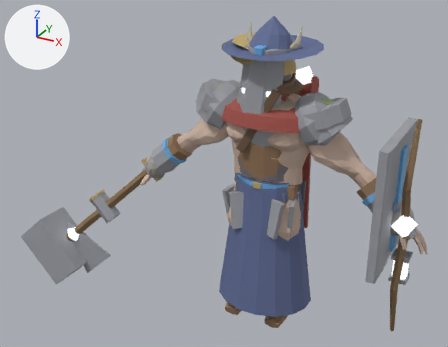
An edit to the glTF model art/creator/humanoid_heavy/export/humanoid_heavy_masculine.glb, drawn before and after from the same camera.
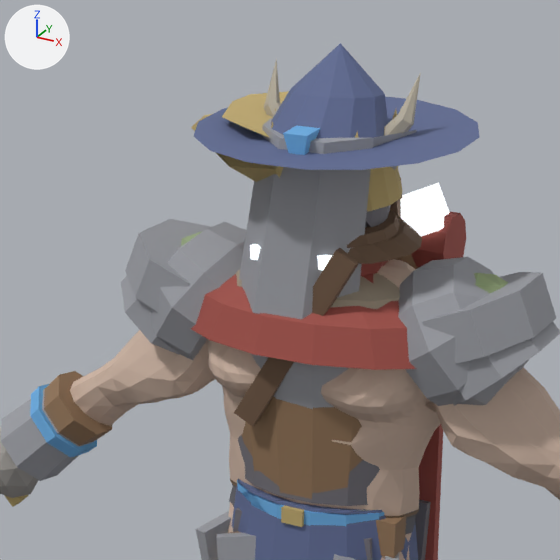
Old and new are each drawn whole from a camera (50 mm lens) standing at (1.64, -3.62, 2.83) and looking at (-0.39, 0.07, 0.98) and again close up on the part from 34% to 79% of the width and 0% to 58% of the height. Lighting does not change. The marker at upper left points along +X, +Y and +Z. The first two pictures are the older version. Vertices at exactly the same position are counted once.

The scene before the commit, as lines of its bpy script (objects in view):
```python
ob_part_arms_stone_fists = bpy.data.objects.new('part.arms.stone_fists', me_part_arms_stone_fists)
ob_part_arms_stone_fists.location = (0.0, 0.0, 0.0)
ob_part_face_eyepatch = bpy.data.objects.new('part.face.eyepatch', me_part_face_eyepatch)
ob_part_face_eyepatch.location = (0.0, 0.0, 0.0)
ob_part_face_goggles = bpy.data.objects.new('part.face.goggles', me_part_face_goggles)
ob_part_face_goggles.location = (0.0, 0.0, 0.0)
ob_part_head_circlet = bpy.data.objects.new('part.head.circlet', me_part_head_circlet)
ob_part_head_circlet.location = (0.0, 0.0, 0.0)
ob_part_head_great_helm = bpy.data.objects.new('part.head.great_helm', me_part_head_great_helm)
ob_part_head_great_helm.location = (0.0, 0.0, 0.0)
# also in view: 'part.shoulders.pauldrons' at (0.0, 0.01, 1.53); 'part.head.crown' at (-0.04, 0.03, 1.95); 'part.torso.coat' at (0.0, 0.0, 0.98); 'part.arms.bracers' at (0.0, 0.0, 1.11); 'part.arms.gauntlets' at (0.0, -0.01, 1.03)
```
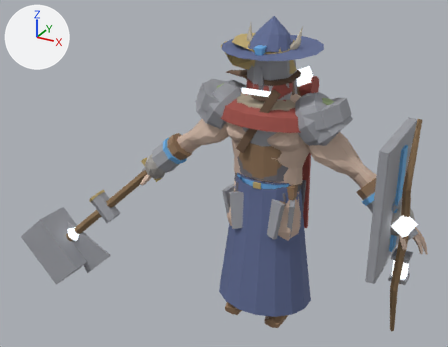
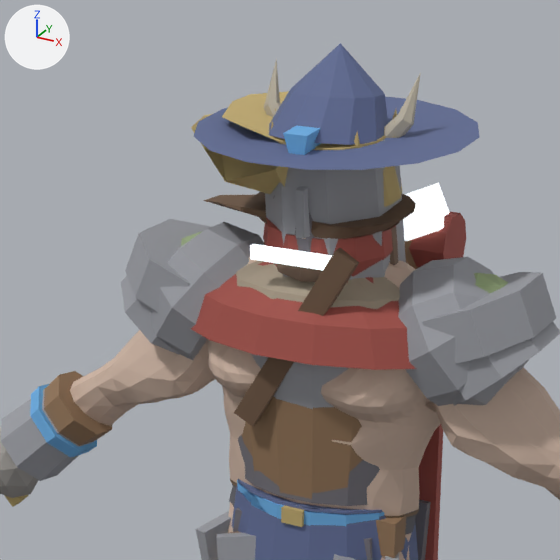
Changed parts and their boxes (x1, y1, x2, y2) in the close-ups (560 x 560 px; the box of a moved part takes in the faces that stretch with it):
'part.head.great_helm', reshaped
    before: (239, 118, 417, 319)
    after: (250, 126, 406, 280)
'part.face.eyepatch', reshaped
    before: (348, 215, 422, 264)
    after: (251, 192, 416, 239)
'part.head.circlet', reshaped
    before: (191, 113, 403, 212)
    after: (191, 113, 403, 207)
'part.face.goggles', reshaped
    before: (347, 208, 400, 248)
    after: (203, 195, 400, 237)
part 1 of me_part_face_eyepatch, added (brown)
    after: (251, 192, 416, 239)
part 2 of me_part_face_eyepatch, deleted (brown)
    before: (348, 215, 422, 264)
part 4 of me_part_head_circlet, moved or reshaped
    before: (191, 115, 278, 182)
    after: (192, 116, 353, 194)
part 5 of me_part_head_great_helm, moved or reshaped
    before: (239, 118, 417, 319)
    after: (265, 165, 406, 280)
'part.face.scarf', unchanged, uncovered by the edit
    before: (360, 260, 389, 276)
    after: (263, 217, 398, 277)

Edits to the bpy script that builds the scene:
```text
Change me_part_face_eyepatch:
    used by ob_part_face_eyepatch; location = (0.0, 0.0, 0.0)
    remove me_part_face_eyepatch.from_pydata(...)  # 40 vertices, 72 faces; spans x -0.096..0.222, y -0.15..0.149, z 1.709..1.827
    add me_part_face_eyepatch.from_pydata(...)  # 40 vertices, 72 faces; spans x -0.241..0.209, y -0.165..0.174, z 1.763..1.827
    me_part_face_eyepatch part 1: a new loose piece of 32 vertices spanning x -0.241..0.209, y -0.165..0.174, z 1.763..1.819, in mat_cloth
    me_part_face_eyepatch part 2
    32 vertices are removed from x -0.096..0.222, y -0.15..0.149, z 1.709..1.768
    60 faces are deleted
Change me_part_face_goggles:
    used by ob_part_face_goggles; location = (0.0, 0.0, 0.0)
    remove me_part_face_goggles.from_pydata(...)  # 48 vertices, 84 faces; spans x -0.108..0.171, y -0.159..0.131, z 1.703..1.823
    add me_part_face_goggles.from_pydata(...)  # 48 vertices, 84 faces; spans x -0.387..0.162, y -0.135..0.272, z 1.735..1.823
    me_part_face_goggles part 3: 32 of 48 vertices moved; they spanned x -0.108..0.171, y -0.159..0.131, z 1.703..1.787 and now span x -0.387..0.162, y -0.129..0.272, z 1.735..1.788; mean shift (-0.067, 0.041, 0.003); largest move (-0.032, 0.089, 1.703) -> (-0.367, 0.135, 1.75)
Change me_part_head_circlet:
    where me_part_head_circlet.from_pydata(...)  # 40 vertices, 72 faces; spans x -0.358..0.156, y -0.215..0.25, z 1.811..1.995
    used by ob_part_head_circlet; location = (0.0, 0.0, 0.0)
    me_part_head_circlet part 4
    me_part_head_circlet.vertices[25].co: (-0.186, -0.163, 1.903) -> (-0.194, -0.167, 1.869)  # pixel (229, 166) -> pixel (225, 181)
Change me_part_head_great_helm:
    used by ob_part_head_great_helm; location = (0.0, 0.0, 0.0)
    remove me_part_head_great_helm.from_pydata(...)  # 32 vertices, 52 faces; spans x -0.187..0.182, y -0.216..0.213, z 1.584..2.028
    add me_part_head_great_helm.from_pydata(...)  # 32 vertices, 52 faces; spans x -0.153..0.158, y -0.208..0.196, z 1.54..2.028
    me_part_head_great_helm part 5: 16 of 32 vertices moved; they spanned x -0.187..0.182, y -0.216..0.213, z 1.584..1.994 and now span x -0.153..0.158, y -0.176..0.196, z 1.54..1.981; mean shift (0.009, 0.054, -0.046); largest move (0.066, -0.066, 1.695) -> (0.157, 0.112, 1.554)
```
